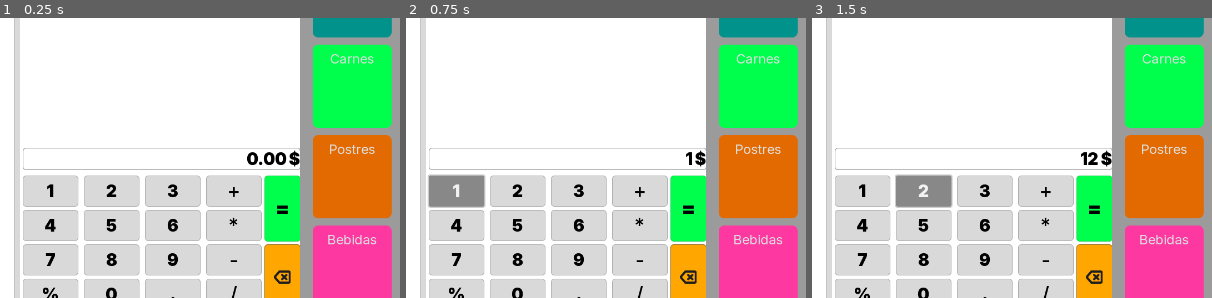
Above: before the commit, frames 1-3 (left to right).
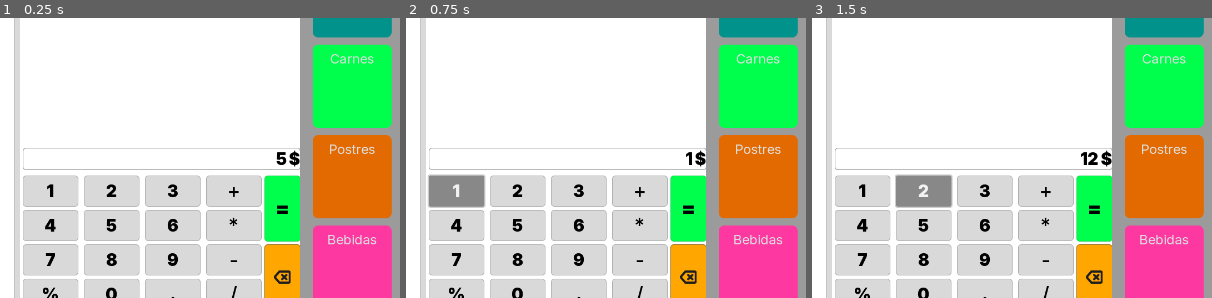
Above: after the commit, the same moments.

Repository: rteijeiro/tpv
Game: Godot game, scene res://scenes/main.tscn
Two runs of this game, one before a commit and one after it. Both use one fixed random seed, a clock stepped at 60 frames per second and the inputs below.
Inputs:
- Up to frame 1 (0.25 s): no input
- Up to frame 2 (0.75 s): click "1" at 0.5 s
- Up to frame 3 (1.5 s): click "2" at 1.25 s
The pictures show only the part of the screen within x 0-50%, y 44-94%; the shares and areas given below are measured in that part.

The runs differ from the first frame. In frame 1, 0.3% of the frame differs, in the area x 61-72%, y 47-53%; in frame 2, nothing differs; in frame 3, nothing differs.

Commit message:
Haciendo calculadora

Diff:
--- a/Scripts/calculator.gd
+++ b/Scripts/calculator.gd
@@ -2,19 +2,17 @@
 
 
 
-var start: bool
 var num1: String
-var num2: String
-var currentNum: int
 var res: float
-var operation: String
+var operations: Array[String]
+var numbers: Array[int]
 
 @onready var price = $PanelContainer/MarginContainer/PanelContainer/MarginContainer/VBoxContainer/PanelContainer/HBoxContainer/Price
 
 
 func _ready() -> void:
-	start = true
-	currentNum = 1
+	price.text = str(5)
+	numbers.append(5)
 
 func _on_one_pressed() -> void:
 	selectNumber('1')
@@ -65,80 +63,35 @@
 	selectOperation('/')
 
 func selectNumber(number):
-	if currentNum == 1:
-		num1 += number
-		price.text = num1
-	else:
-		num2 += number
-		price.text = num2
+	num1 += number
+	price.text = num1
 
 func selectOperation(element):
-	operation = element
-	if start == true:
-		res = float(num1)
-		currentNum = 2
-		start = false
-	else:
-		if currentNum == 1:
-			if operation == '+':
-				res += float(num1)
-			if operation == '-':
-				res -= float(num1)
-			if operation == '*':
-				res *= float(num1)
-			if operation == '/':
-				res /= float(num1)
-			currentNum = 2
-			num2 = ''
-		else:
-			if operation == '+':
-				res += float(num2)
-			if operation == '-':
-				res -= float(num2)
-			if operation == '*':
-				res *= float(num2)
-			if operation == '/':
-				res /= float(num2)
-			currentNum = 1
-			num1 = ''
+	operations.append(element)
+	num1 = ''
 	price.text = element
 
+func _on_delete_pressed() -> void:
+	if num1.length() > 0:
+		num1[-1] = ''
+		price.text = num1
+
 func _on_equals_pressed() -> void:
-	if currentNum == 1:
-		if operation == '+':
-			res += float(num1)
-		if operation == '-':
-			res -= float(num1)
-		if operation == '*':
-			res *= float(num1)
-		if operation == '/':
-			res /= float(num1)
-		#if operation == '%':
-			#res %= float(input)
-	else:
-		if operation == '+':
-			res += float(num2)
-		if operation == '-':
-			res -= float(num2)
-		if operation == '*':
-			res *= float(num2)
-		if operation == '/':
-			res /= float(num2)
-		#if operation == '%':
-			#res %= float(input)
+	numbers.append(num1)
+	for i in numbers.size():
+		print(numbers[i])
+	for i in numbers.size():
+		print(numbers[i])
+		if operations[i] == '+':
+			print("sum")
+			res += float(numbers[i])
+		#if i == '-':
+			#res -= float(numbers[i])
+		#if i == '*':
+			#res *= float(numbers[i])
+		#if i == '/':
+			#res /= float(numbers[i])
 	price.text = str(res)
 	num1 = ''
-	num2 = ''
 	res = 0
-	currentNum = 1
-	start = true
-
-func _on_delete_pressed() -> void:
-	if currentNum == 1:
-		if num1.length() > 0:
-			num1[-1] = ''
-			price.text = num1
-	else:
-		if num2.length() > 0:
-			num2[-1] = ''
-			price.text = num2
+	operations.clear()
